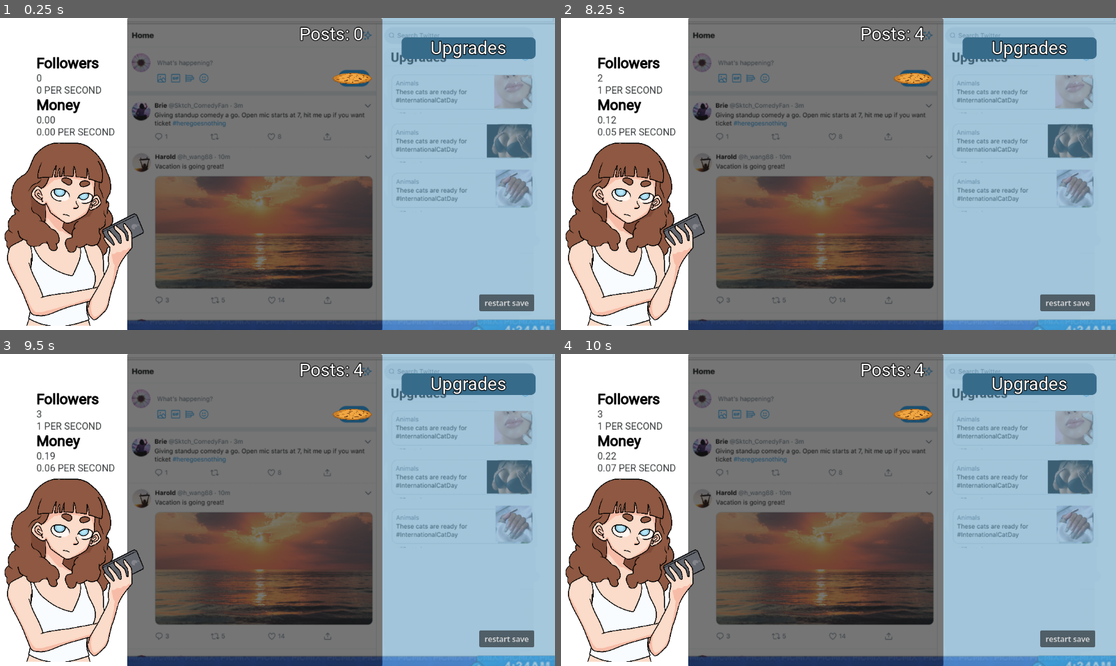
Above: before the commit, frames 1-4 (two rows, left to right).
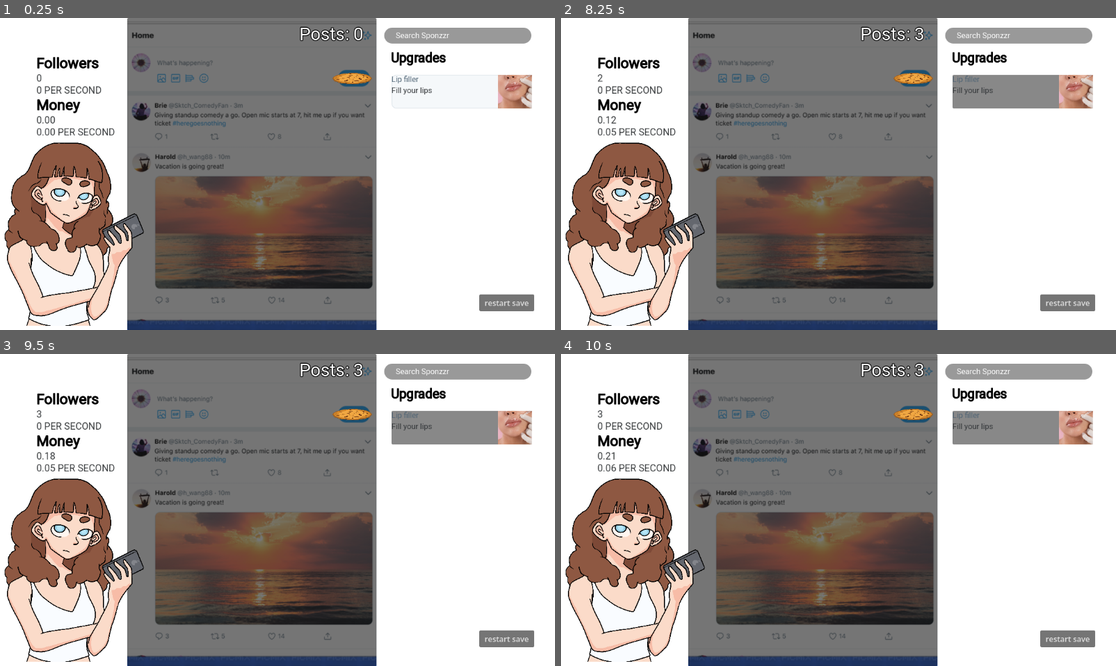
Above: after the commit, the same moments.

Repository: pluto13x/sponzorusa-simulator
Game: Godot game, scene res://scenes/game.tscn
Same seed, same stepped clock (60 frames per second), same inputs: the game is played once before the commit and once after it.
Inputs (mouse positions are in pixels of both pictures, inside the frame that each line leads up to):
- Up to frame 1 (0.25 s): no input
- Up to frame 2 (8.25 s): click (1021, 92) at 0.52 s; click "restart save" at 1.25 s; click "restart save" at 2 s; click "restart save" at 2.75 s; click (910, 77) at 3.5 s; click (910, 77) at 4.25 s; click (1021, 92) at 5.02 s; click (910, 77) at 5.75 s; click (1021, 92) at 6.52 s; tap Enter at 8 s
- Up to frame 3 (9.5 s): no input
- Up to frame 4 (10 s): no input

The runs differ from the first frame. In frame 1, 32% of the frame differs, in the area x 67-100%, y 0-100%; in frame 2, 32%; in frame 3, 32%; in frame 4, 32%, in the area x 6-100%, y 0-100%.

Commit message:
started upgrade menu

Diff:
--- a/scenes/game.tscn
+++ b/scenes/game.tscn
@@ -4,20 +4,36 @@
 [ext_resource type="Texture2D" uid="uid://dhxlek2fagvcq" path="res://Screenshot 2026-03-25 234912.png" id="2_u5sy4"]
 [ext_resource type="FontFile" uid="uid://dotcd5415ybtp" path="res://assets/fonts/Roboto-VariableFont_wdth,wght.ttf" id="3_gee14"]
 [ext_resource type="Script" uid="uid://bdnampsdc2ngg" path="res://scripts/stats.gd" id="4_0tnpc"]
+[ext_resource type="Texture2D" uid="uid://7w7donwap0or" path="res://assets/upgrade icons/AdobeStock_316494354-scaled.png" id="4_gee14"]
 [ext_resource type="Texture2D" uid="uid://bqm2gipwmx0gg" path="res://assets/img/cookie.png" id="5_vtaks"]
 [ext_resource type="PackedScene" uid="uid://dqm8lpmabpugh" path="res://scenes/sponzorusa.tscn" id="6_kvpfn"]
 [ext_resource type="Script" uid="uid://b5y1pcppps2cc" path="res://scenes/posts.gd" id="6_u5sy4"]
 
 [sub_resource type="StyleBoxFlat" id="StyleBoxFlat_eow3j"]
-bg_color = Color(0.40392157, 0.6313726, 0.76862746, 0.58431375)
-
-[sub_resource type="StyleBoxFlat" id="StyleBoxFlat_7jktm"]
-bg_color = Color(0.21435693, 0.4208527, 0.5425321, 1)
+bg_color = Color(1, 1, 1, 1)
+
+[sub_resource type="StyleBoxFlat" id="StyleBoxFlat_u5sy4"]
+bg_color = Color(1, 1, 1, 1)
+corner_radius_top_left = 10
+corner_radius_top_right = 10
+
+[sub_resource type="StyleBoxFlat" id="StyleBoxFlat_gee14"]
+corner_radius_top_left = 20
+corner_radius_top_right = 20
+corner_radius_bottom_right = 20
+corner_radius_bottom_left = 20
+
+[sub_resource type="StyleBoxFlat" id="StyleBoxFlat_0tnpc"]
+bg_color = Color(0.9607843, 0.972549, 0.98039216, 1)
+border_width_left = 1
+border_width_top = 1
+border_width_right = 1
+border_width_bottom = 1
+border_color = Color(0.8352941, 0.87058824, 0.89411765, 1)
 corner_radius_top_left = 10
 corner_radius_top_right = 10
 corner_radius_bottom_right = 10
 corner_radius_bottom_left = 10
-corner_detail = 20
 
 [sub_resource type="StyleBoxFlat" id="StyleBoxFlat_j5wjh"]
 bg_color = Color(1, 1, 1, 1)
@@ -44,32 +60,85 @@
 anchor_left = 1.0
 anchor_right = 1.0
 anchor_bottom = 1.0
-offset_left = -358.0
+offset_left = -370.0
 grow_horizontal = 0
 grow_vertical = 2
 theme_override_styles/panel = SubResource("StyleBoxFlat_eow3j")
 
-[node name="MarginContainer" type="MarginContainer" parent="RightPanel" unique_id=578023686]
+[node name="Upgrades" type="Label" parent="RightPanel" unique_id=1680081516]
+layout_mode = 1
+offset_left = 16.0
+offset_top = 63.0
+offset_right = 327.0
+offset_bottom = 103.0
+size_flags_vertical = 0
+theme_override_colors/font_color = Color(0, 0, 0, 1)
+theme_override_constants/outline_size = 3
+theme_override_fonts/font = ExtResource("3_gee14")
+theme_override_font_sizes/font_size = 27
+theme_override_styles/normal = SubResource("StyleBoxFlat_u5sy4")
+text = "  Upgrades"
+vertical_alignment = 1
+
+[node name="Label" type="Label" parent="RightPanel" unique_id=1283586624]
+layout_mode = 0
+offset_left = 16.0
+offset_top = 20.0
+offset_right = 321.0
+offset_bottom = 53.0
+theme_override_fonts/font = ExtResource("3_gee14")
+theme_override_styles/normal = SubResource("StyleBoxFlat_gee14")
+text = "      Search Sponzzr"
+vertical_alignment = 1
+
+[node name="MarginContainer" type="MarginContainer" parent="RightPanel" unique_id=703428590]
+layout_mode = 0
+offset_left = 16.0
+offset_top = 103.0
+offset_right = 327.0
+offset_bottom = 560.0
+theme_override_constants/margin_left = 15
+theme_override_constants/margin_top = 15
+theme_override_constants/margin_right = 5
+
+[node name="UpgradeButtons" type="VBoxContainer" parent="RightPanel/MarginContainer" unique_id=264514197]
+layout_mode = 2
+
+[node name="Button" type="Button" parent="RightPanel/MarginContainer/UpgradeButtons" unique_id=1411194802]
+custom_minimum_size = Vector2(0, 70)
+layout_mode = 2
+theme_override_styles/normal = SubResource("StyleBoxFlat_0tnpc")
+
+[node name="HBoxContainer" type="HBoxContainer" parent="RightPanel/MarginContainer/UpgradeButtons/Button" unique_id=892110688]
 layout_mode = 1
 anchors_preset = 15
 anchor_right = 1.0
 anchor_bottom = 1.0
 grow_horizontal = 2
 grow_vertical = 2
-theme_override_constants/margin_left = 40
-theme_override_constants/margin_top = 40
-theme_override_constants/margin_right = 40
-theme_override_constants/margin_bottom = 40
-
-[node name="Upgrades" type="Label" parent="RightPanel/MarginContainer" unique_id=1680081516]
-layout_mode = 2
-size_flags_vertical = 0
-theme_override_constants/outline_size = 6
-theme_override_fonts/font = ExtResource("3_gee14")
-theme_override_font_sizes/font_size = 37
-theme_override_styles/normal = SubResource("StyleBoxFlat_7jktm")
-text = "Upgrades"
-horizontal_alignment = 1
+theme_override_constants/separation = 10
+
+[node name="VBoxContainer" type="VBoxContainer" parent="RightPanel/MarginContainer/UpgradeButtons/Button/HBoxContainer" unique_id=1402188554]
+layout_mode = 2
+size_flags_horizontal = 3
+
+[node name="Label" type="Label" parent="RightPanel/MarginContainer/UpgradeButtons/Button/HBoxContainer/VBoxContainer" unique_id=1328976352]
+layout_mode = 2
+theme_override_colors/font_color = Color(0.30980393, 0.39215687, 0.45882353, 1)
+theme_override_fonts/font = ExtResource("3_gee14")
+text = "Lip filler"
+
+[node name="Label2" type="Label" parent="RightPanel/MarginContainer/UpgradeButtons/Button/HBoxContainer/VBoxContainer" unique_id=1243665083]
+layout_mode = 2
+theme_override_colors/font_color = Color(0.20784314, 0.21960784, 0.23137255, 1)
+theme_override_fonts/font = ExtResource("3_gee14")
+text = "Fill your lips"
+
+[node name="TextureRect" type="TextureRect" parent="RightPanel/MarginContainer/UpgradeButtons/Button/HBoxContainer" unique_id=786626956]
+layout_mode = 2
+texture = ExtResource("4_gee14")
+expand_mode = 2
+stretch_mode = 6
 
 [node name="LeftPanel" type="Panel" parent="." unique_id=907673007]
 layout_mode = 1
@@ -166,7 +235,7 @@
 [node name="CenterPanel" type="Panel" parent="." unique_id=412655587]
 layout_mode = 0
 offset_left = 265.0
-offset_right = 794.0
+offset_right = 782.0
 offset_bottom = 648.0
 
 [node name="PostButton" type="TextureButton" parent="CenterPanel" unique_id=1921106611]
Binary file added: assets/upgrade icons/AdobeStock_316494354-scaled.png
Not shown, added: assets/upgrade icons/AdobeStock_316494354-scaled.png.import
